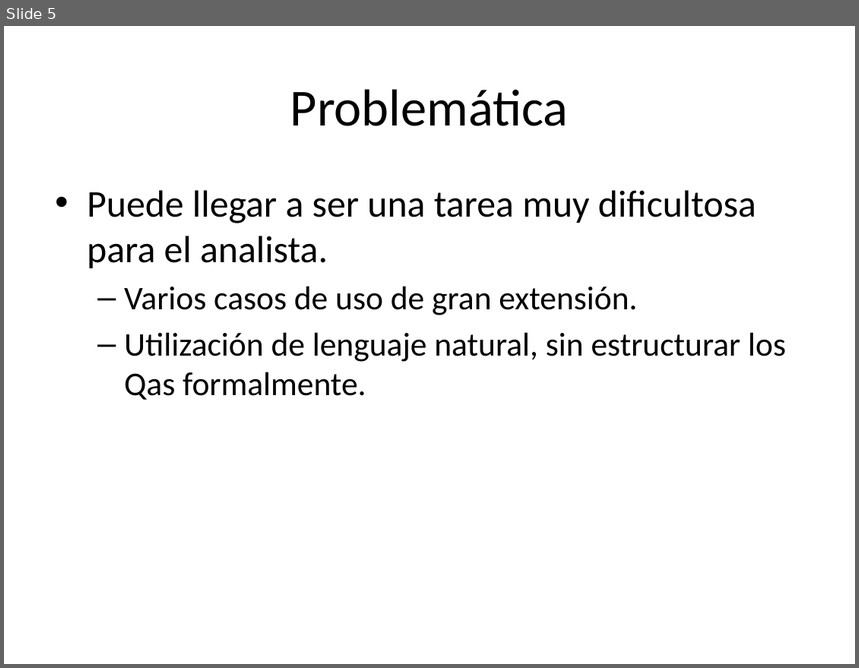
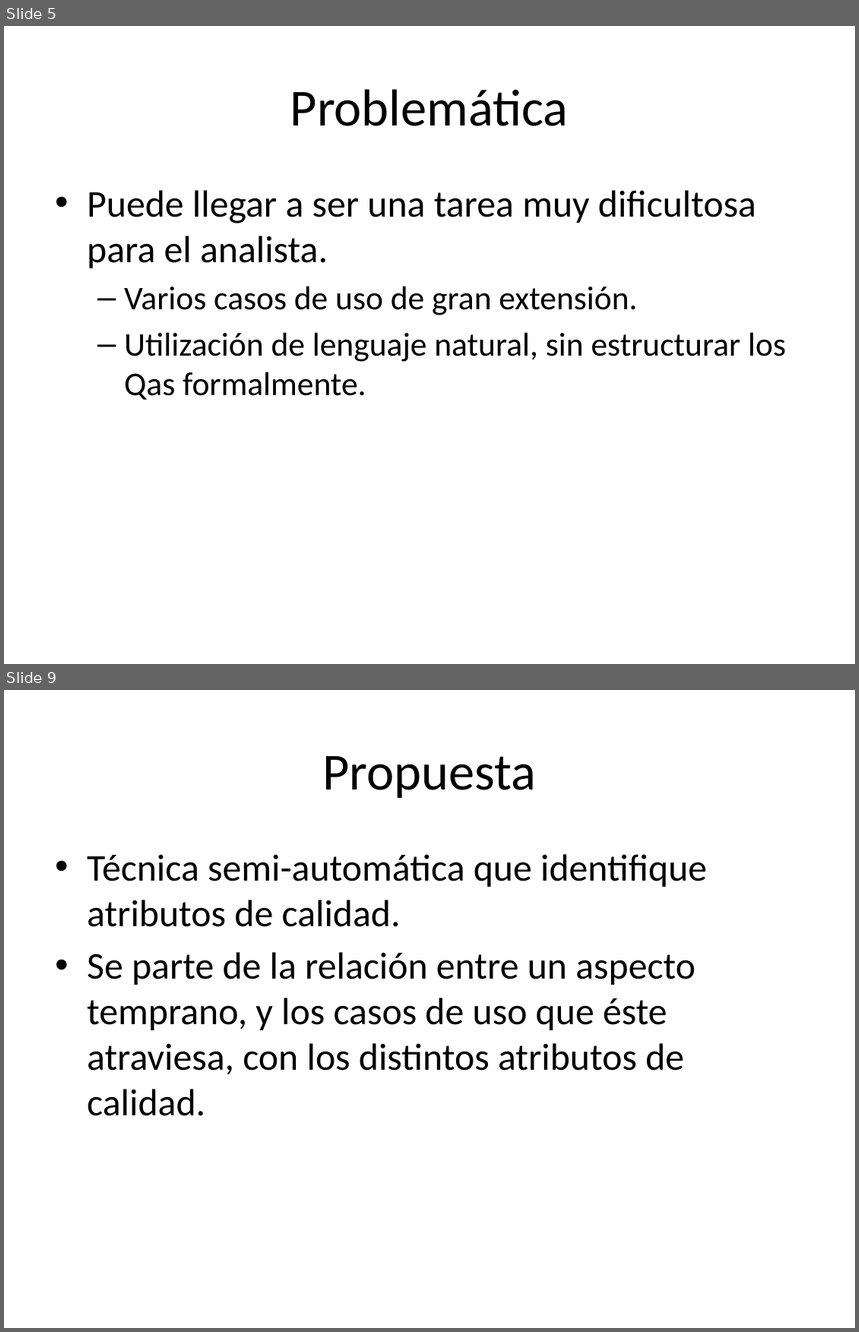
Before and after one commit to alejandrorago/qatesis2, a slide deck: Capitulos Finales/filiminasPeladas.pptx. Shown one above the other, each under a label of ours: slide 5 before the commit, slides 5 and 9 after it; the slides between them are not shown. The pictures are 859x668 and 859x1332 pixels, drawn with LibreOffice and Linux fonts; fonts in the diff are those of the drawing. Boxes give left, top, right and bottom in pixels: in the first picture for what was removed or moved away, otherwise in the second. Text is boxed around its words. In the diff, an @@ line names an element or a change of style, - is before the commit and + after.

```diff
--- a/Capitulos Finales/filiminasPeladas.pptx
+++ b/Capitulos Finales/filiminasPeladas.pptx
@@ slide 9 added at (x1=4, y1=690, x2=855, y2=1328), background #FFFFFF @@
@@ title added at (x1=322, y1=756, x2=536, y2=798), 44 pt, text #000000 @@
+Propuesta
@@ text added at (x1=87, y1=854, x2=707, y2=1116), 32 pt, text #000000 @@
+• Técnica semi-automática que identifique atributos de calidad.
+• Se parte de la relación entre un aspecto temprano, y los casos de uso que éste atraviesa, con los distintos atributos de calidad.
```
Also in this commit, not shown: 5 slides changed, 11 other slides added, 2 slides removed.
